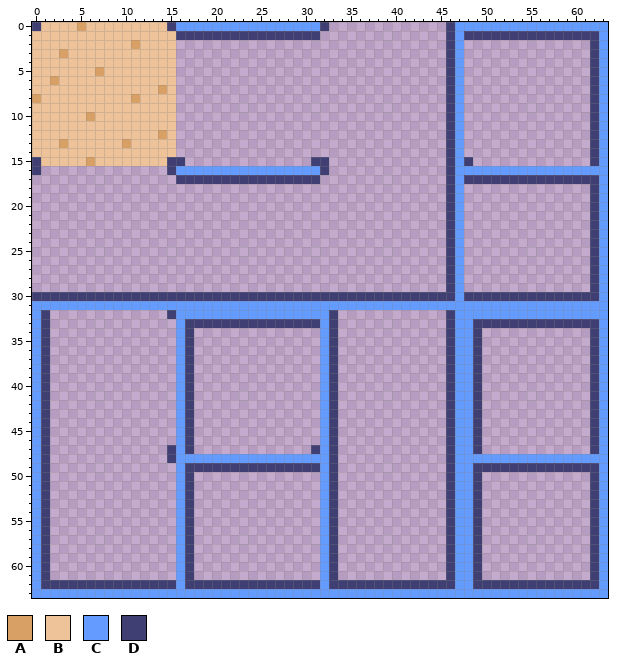
Two versions of one pixel-art sprite, content/tiles.png. The first picture shows the starting point.
The file is 64x64 pixels.
Palette (. is transparent): A #d9a066  B #eec39a  C #639bff  D #3f3f74
After:
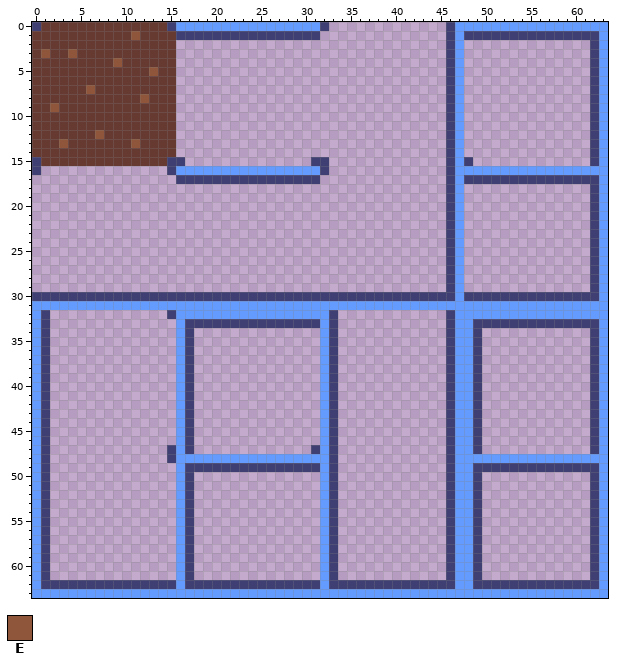
Colours new in this view: E #8f563b
Changes in this commit:
colour B: #eec39a -> #663931
Changed rows in their new state; - is a pixel that keeps its letter.
first column x 0:
 0 -----B---------
 1 -----------E---
 2 -----------B---
 3 -E-BE----------
 4 ---------E-----
 5 -------B-----E-
 6 --B------------
 7 ------E-------B
 8 B----------BE--
 9 --E------------
10 ------B--------
12 -------E------B
13 ---E------BE---
15 ------B--------
Boxes around the changes in both pictures, in picture pixels (x1, y1, x2, y2):
changed: (32, 22, 176, 166)
